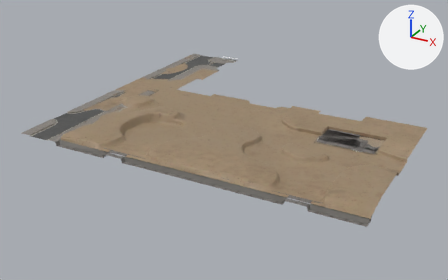
The FBX model OutputFile/bin/content/fbx/Forest_Base.fbx as it was, and as the next commit left it.
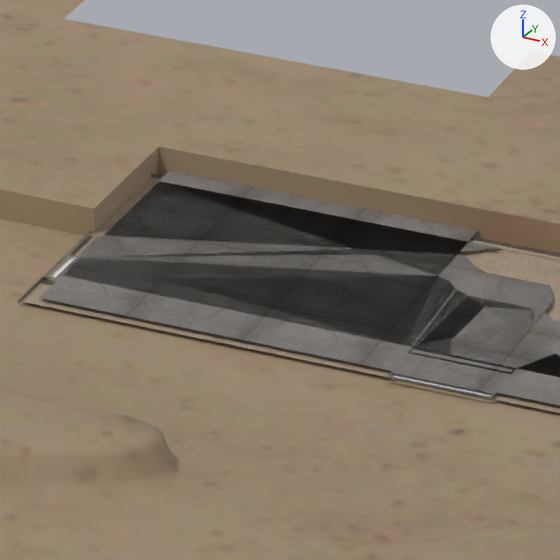
There are two pictures of each version: one whole from a 50 mm camera at (61.0, -124.4, 62.0) aimed at (-14.8, 13.4, -6.9), one close up on the part from 70% to 82% of the width and 40% to 60% of the height. The lights are fixed; the arrows at upper right show +X, +Y and +Z. Where no turn or scale is listed for an object, it has been applied to the vertices. Vertices at the same position are counted once.

The first close-up shows 'Bg_Forest_STR_Base_Terrain_0'.
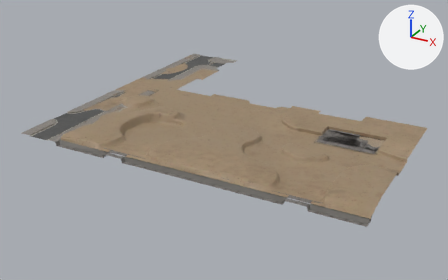
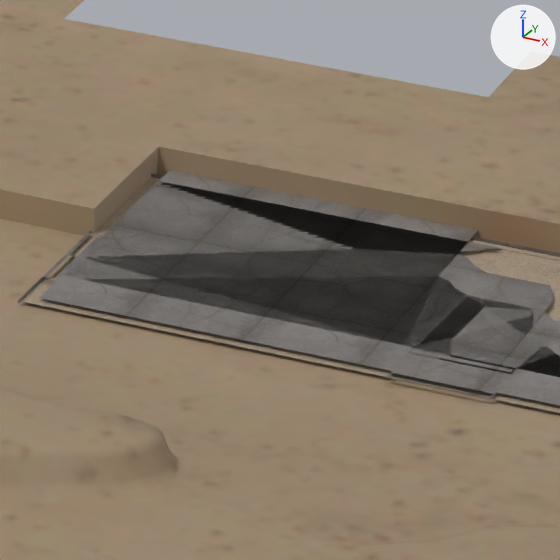
What differs and where, as boxes [x1, y1, x2, y2] in the close-ups (560 x 560 px):
part 1 of me_scene_028, deleted
    before: [393, 373, 492, 397]
part 2 of me_scene_028, deleted
    before: [50, 256, 76, 278]

Patch to the scene script:
```diff
--- a/OutputFile/bin/content/fbx/Forest_Base.fbx.py
+++ b/OutputFile/bin/content/fbx/Forest_Base.fbx.py
@@ me_scene_028 @@
 me_scene_028.from_pydata(...)  # 2860 vertices, 5018 faces; spans x 0.0..90.0, y -1.7..82.5, z 6.8..9.4
 # used by ob_bg_forest_str_base_terrain_0; location = (-54.2, -20.3, -8.0)
+# me_scene_028 part 1: the loose piece of 12 vertices spanning x 76.8..79.3, y 28.9..29.1, z 8.3 is deleted
+# me_scene_028 part 2: the loose piece of 12 vertices spanning x 67.4..67.6, y 30.5..32.0, z 8.3 is deleted
 me_scene_028.materials.append(mat_beach_str_sand_01)
@@ me_scene_028 @@
 me_scene_028.materials.append(mat_alley_str_ground_02)
-me_scene_028.materials.append(mat_bg_forest_str_base_01_6mat)  # white #e7e7e7
 me_scene_028.materials.append(mat_alley_str_concretewall_04)
-me_scene_028.materials.append(mat_bg_forest_str_base_01_9mat)  # white #e7e7e7
```
